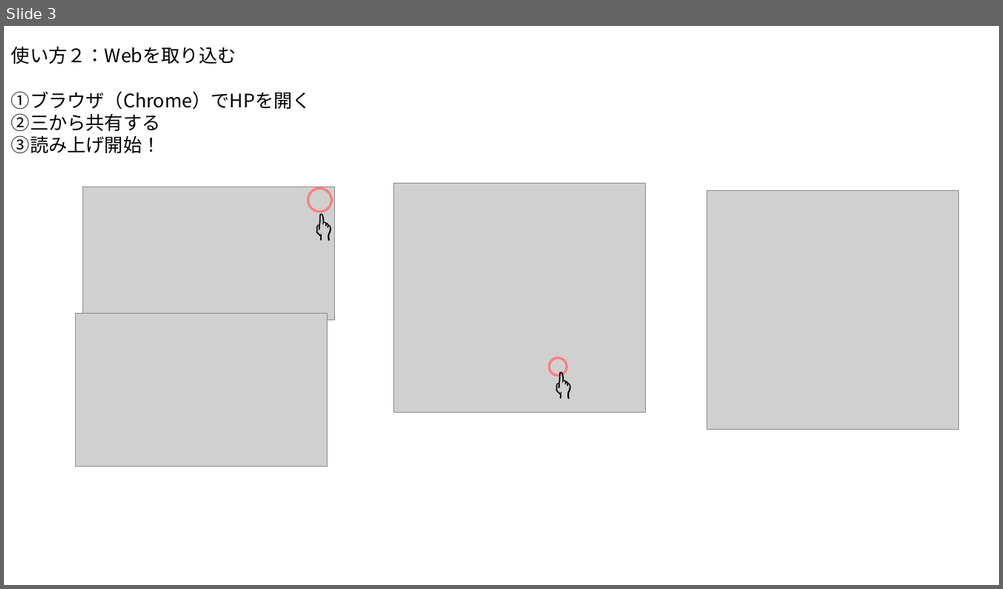
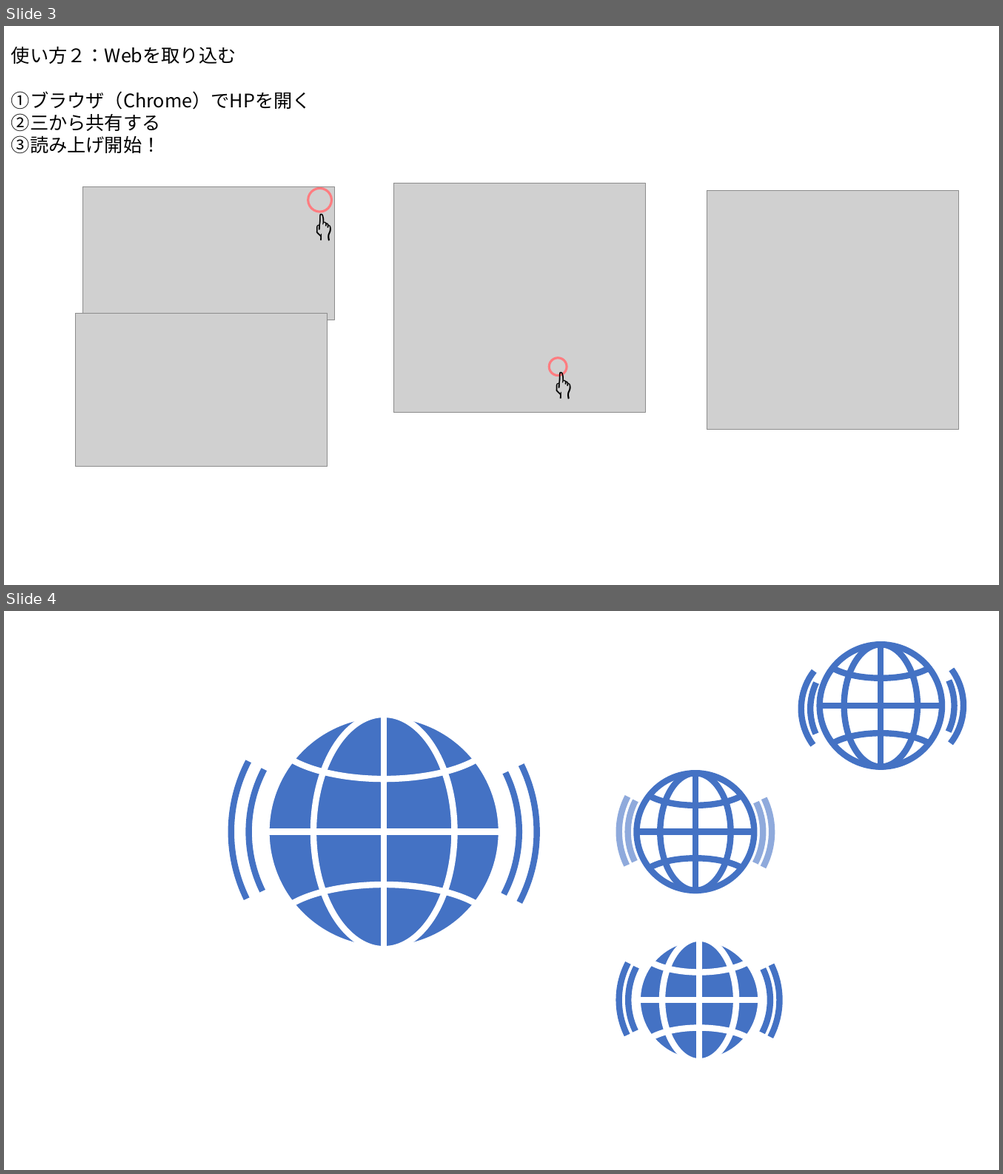
Before and after one commit to itoshin-tech/web_reader, a slide deck: docs/image/図の編集.pptx. Shown one above the other, each under a label of ours: slide 3 before the commit, slides 3 and 4 after it. The pictures are 1003x589 and 1003x1174 pixels, drawn with LibreOffice and Linux fonts; fonts in the diff are those of the drawing; grey boxes stand for pictures. Boxes give left, top, right and bottom in pixels: in the first picture for what was removed or moved away, otherwise in the second. Text is boxed around its words. In the diff, an @@ line names an element or a change of style, - is before the commit and + after.

```diff
--- a/docs/image/図の編集.pptx
+++ b/docs/image/図の編集.pptx
@@ slide 4 added at [4,611,999,1170], background #FFFFFF @@
@@ group added at [801,632,964,780]: 6 arc (boxed as its full ellipse)s, 2 ellipses, 2 lines @@
@@ group added at [231,680,536,985]: 6 arc (boxed as its full ellipse)s, 3 ellipses, 2 lines @@
@@ arc (boxed as its full ellipse) added at [619,756,771,908], outline #8FAADC 6 pt @@
@@ arc (boxed as its full ellipse) added at [619,756,771,908], outline #8FAADC 6 pt @@
@@ arc (boxed as its full ellipse) added at [628,765,762,900], outline #8FAADC 6 pt @@
@@ arc (boxed as its full ellipse) added at [628,765,762,900], outline #8FAADC 6 pt @@
@@ arc (boxed as its full ellipse) added at [640,762,751,806], outline #4472C4 6 pt @@
@@ ellipse added at [637,774,754,891], outline #4472C4 6 pt @@
@@ ellipse added at [660,774,731,891], outline #4472C4 6 pt @@
@@ line added from (696, 774) to (696, 891), #4472C4 6 pt @@
@@ line added from (637, 832) to (754, 832), #4472C4 6 pt @@
@@ arc (boxed as its full ellipse) added at [640,859,751,903], outline #4472C4 6 pt @@
@@ group added at [619,920,780,1080]: 6 arc (boxed as its full ellipse)s, 3 ellipses, 2 lines @@
```
Also in this commit, not shown: 1 other slide added.
